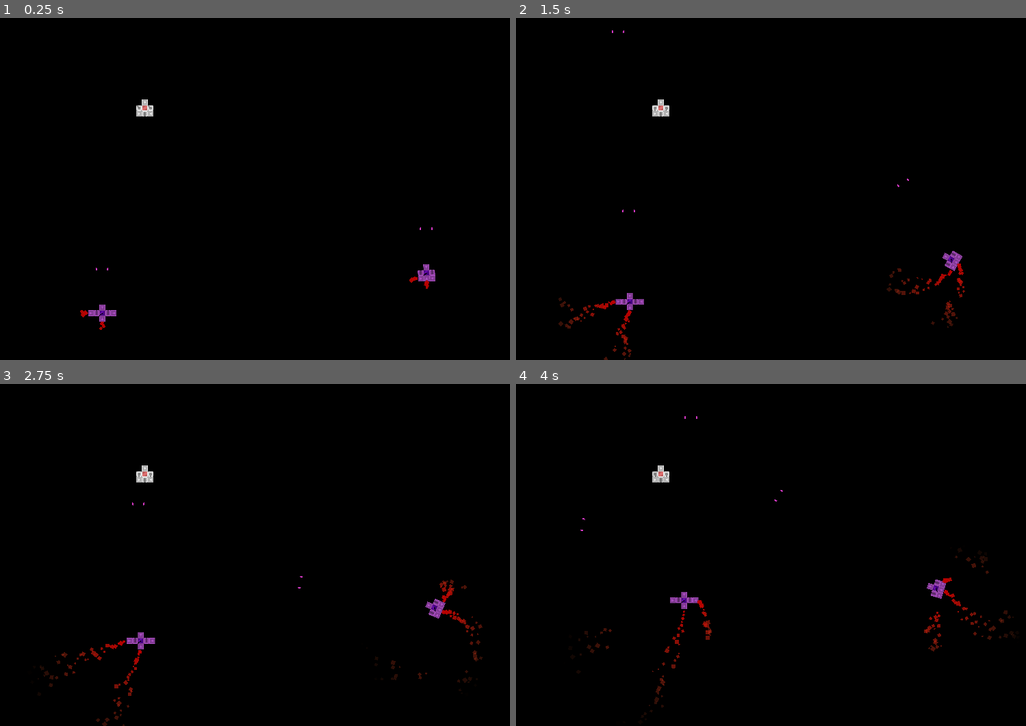
Above: before the commit, frames 1-4 (two rows, left to right).
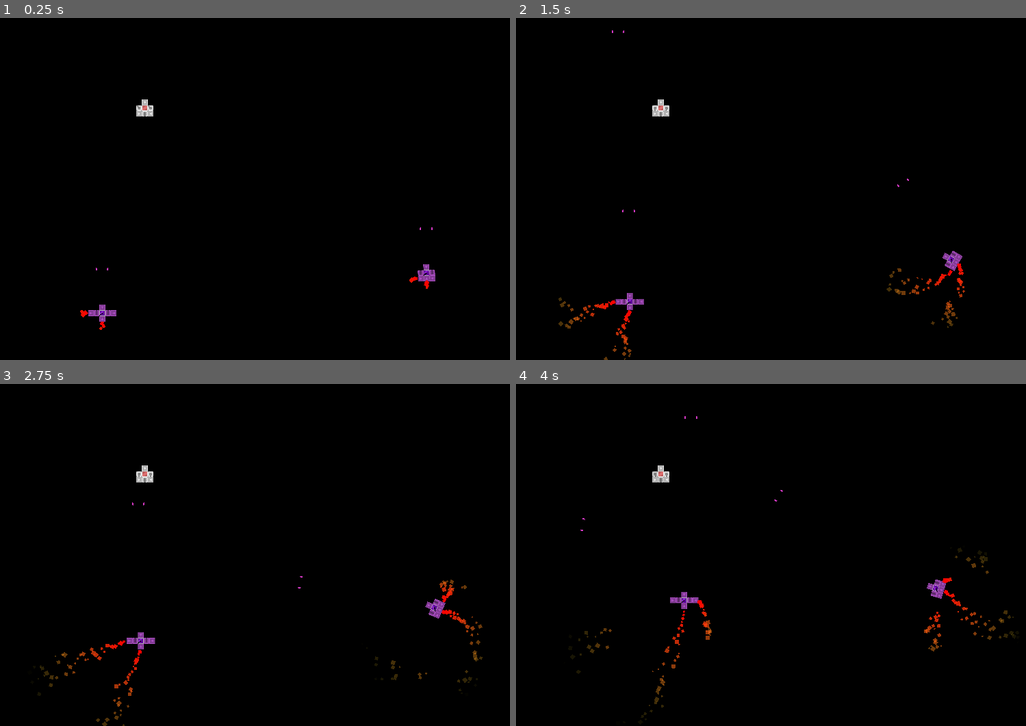
Above: after the commit, the same moments.

Repository: lucasericsson222/ModularSpaceships
Game: Godot game, scene res://Space.tscn
Two runs of this game, one before a commit and one after it. Both use one fixed random seed, a clock stepped at 60 frames per second and the inputs below.
Inputs (mouse positions are in pixels of both pictures, inside the frame that each line leads up to):
- Up to frame 1 (0.25 s): no input
- Up to frame 2 (1.5 s): tap Enter at 0.5 s; move the mouse to (612, 312) at 0.52 s; click (612, 312) at 0.67 s; move the mouse to (628, 312) at 1.27 s; click (628, 312) at 1.42 s
- Up to frame 3 (2.75 s): move the mouse to (127, 657) at 2.02 s; click (127, 657) at 2.17 s
- Up to frame 4 (4 s): move the mouse to (643, 640) at 2.77 s; click (643, 640) at 2.92 s; move the mouse to (689, 616) at 3.52 s; click (689, 616) at 3.67 s

The runs differ from the first frame. In frame 1, 0.1% of the frame differs, in the area x 15-85%, y 73-92%; in frame 2, 0.5%; in frame 3, 0.6%, in the area x 7-95%, y 57-100%; in frame 4, 0.6%.

Commit message:
Arms Breaking Off Working!

Diff:
--- a/SpaceshipModule/EvilCore/EvilCore.gd
+++ b/SpaceshipModule/EvilCore/EvilCore.gd
@@ -15,7 +15,8 @@
 		if m.has_method("setHealth"):
 			m.setHealth(2.0)
 			m.setTotalHealth(2.0)
-		m.modulate = Color.mediumorchid
+			m.defaultModulate = Color.mediumorchid
+			m.currentModulate = Color.mediumorchid
 
 
 
--- a/SpaceshipModule/Gun/Bullet.gd
+++ b/SpaceshipModule/Gun/Bullet.gd
@@ -7,13 +7,15 @@
 func _ready():
 	pass # Replace with function body.
 
-func _process(delta):
+func _physics_process(delta):
 	rotation = direction + PI/2
 	var collision = move_and_collide(delta * (Vector2(cos(direction) * speed, sin(direction) * speed) + launcherVelocity ), false)
 	if collision:
 		if collision.collider_shape.has_method("applyDamage"):
 			collision.collider_shape.applyDamage()
 		queue_free()
+
+
 
 # Called every frame. 'delta' is the elapsed time since the previous frame.
 #func _process(delta):
--- a/SpaceshipModule/SpaceshipModule.gd
+++ b/SpaceshipModule/SpaceshipModule.gd
@@ -11,10 +11,18 @@
 export var health: float
 var checkingForInput = false
 var defaultModulate = Color.white
+var currentModulate = Color.white
+
+# note this should only be called during physics process
 func applyDamage():
 	health -= 1
-	defaultModulate = Color.white.darkened((totalHealth-health)/totalHealth)
+	currentModulate = defaultModulate.darkened((totalHealth-health)/totalHealth)
 	if health <= 0:
+		if !is_in_group("Player"):
+			for m in get_parent().get_children():
+				if m.has_method("checkSupport"):
+					if ((m.position - position).length() == 60):
+						m.checkSupport()
 		queue_free()
 
 
@@ -27,12 +35,21 @@
 func _ready():
 	health = totalHealth
 
+func checkSupport():
+	var number_of_supports = 0
+	for m in get_parent().get_children():
+		if m.has_method("checkSupport"):
+			if (m.position - position).length() == 60:
+				number_of_supports += 1
+	if number_of_supports == 1:
+		queue_free()
+
+
 func selectedColor():
 	if checkingForInput:
 		$Sprite.modulate = Color.blue
 	else:
-		if !get_parent().is_in_group("Evil"):
-			$Sprite.modulate = defaultModulate
+		$Sprite.modulate = currentModulate
 
 # Called every frame. 'delta' is the elapsed time since the previous frame.
 #func _process(delta):
